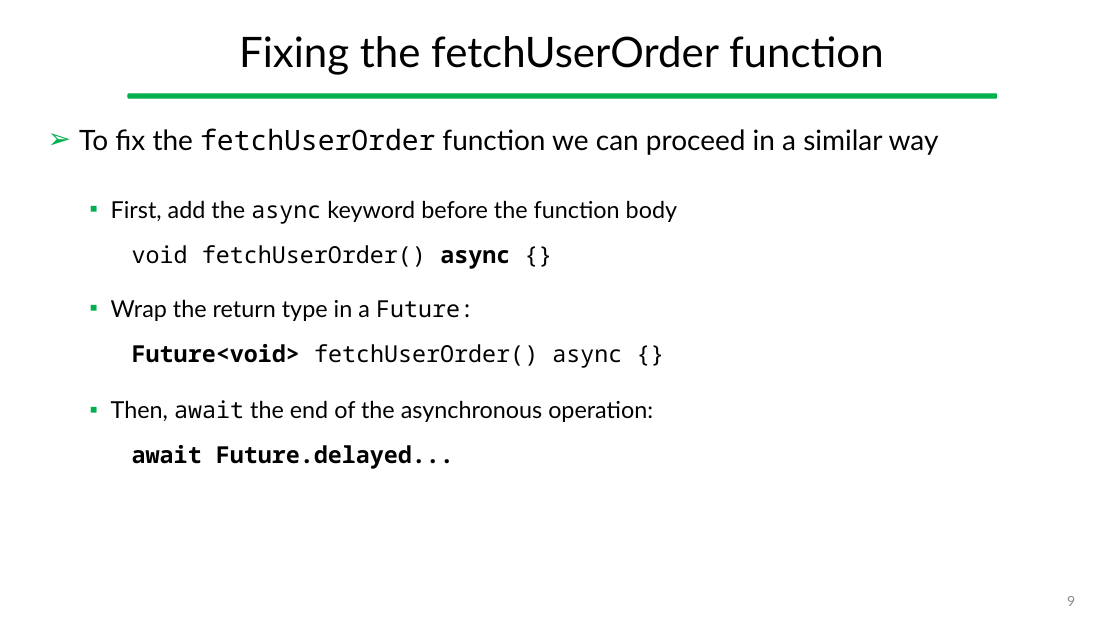
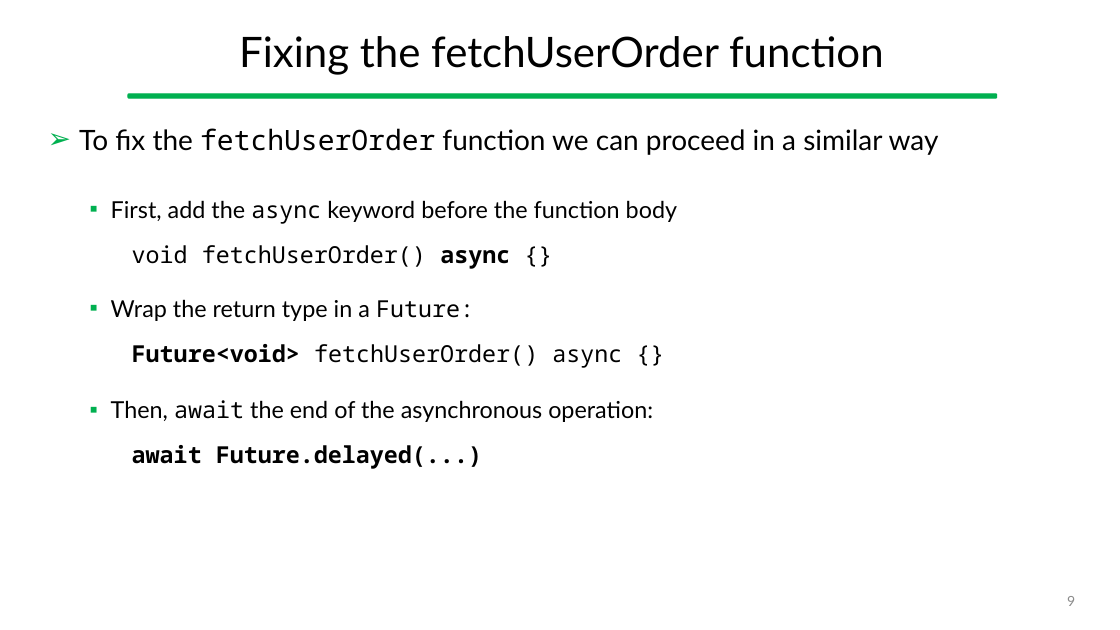
Before and after one commit to gcappon/bwthw, a slide deck: slide 9 of lesson_10-navigation/lesson_10-navigation.pptx. Drawn at 1120x630 pixels with LibreOffice and Linux fonts; fonts in the diff are those of the drawing. Boxes give left, top, right and bottom in pixels: in the first picture for what was removed or moved away, otherwise in the second. Text is boxed around its words. In the diff, an @@ line names an element or a change of style, - is before the commit and + after.

```diff
--- a/lesson_10-navigation/lesson_10-navigation.pptx
+++ b/lesson_10-navigation/lesson_10-navigation.pptx
@@ text at [111, 400, 653, 469]: text changed @@
-  ▪ Then, await the end of the asynchronous operation:
-    await Future.delayed...
+  ▪ Then, await the end of the asynchronous operation:
+    await Future.delayed(...)
```
Also in this commit, not shown: 11 other slides changed, 1 slide added, 29 other files.
